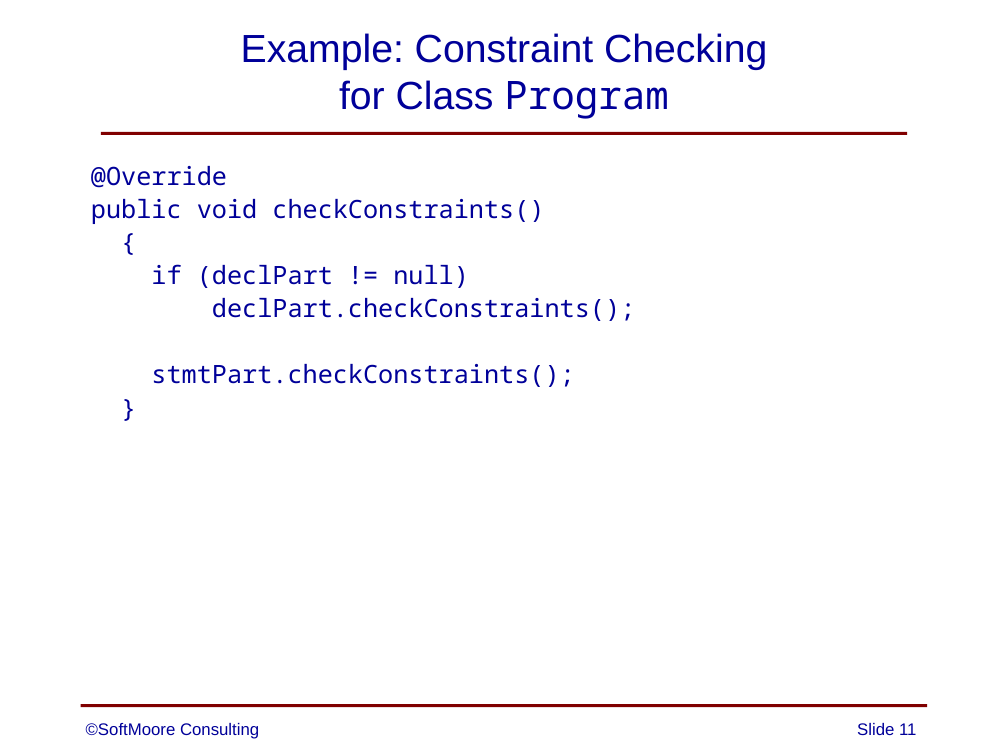
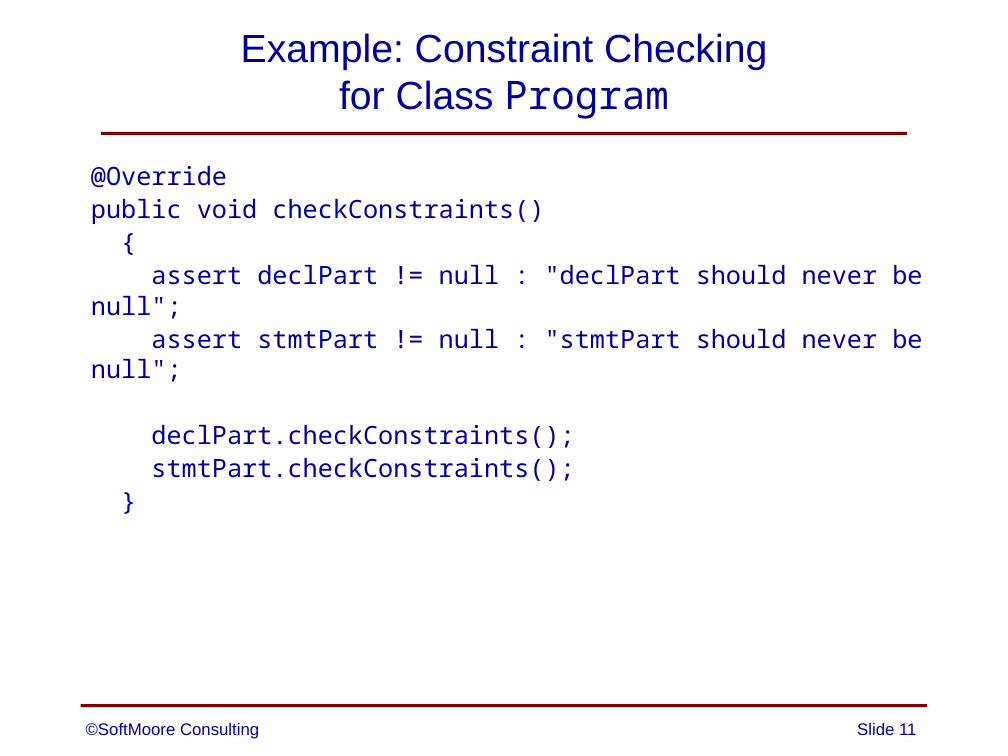
Before and after one commit to SoftMoore/CPRL, a slide deck: slide 11 of PowerPoint Slides/09 - Constraint Analysis.pptx. Drawn at 1008x756 pixels with LibreOffice and Linux fonts; fonts in the diff are those of the drawing. Boxes give left, top, right and bottom in pixels: in the first picture for what was removed or moved away, otherwise in the second. Text is boxed around its words. In the diff, an @@ line names an element or a change of style, - is before the commit and + after.

Commit message:
changes to one slide

```diff
--- a/PowerPoint Slides/09 - Constraint Analysis.pptx
+++ b/PowerPoint Slides/09 - Constraint Analysis.pptx
@@ text at [91,265,922,382]: text changed @@
-  if (declPart != null)
+  assert declPart != null : "declPart should never be null";
+  assert stmtPart != null : "stmtPart should never be null";
```
Also in this commit, not shown: 1 other file.
